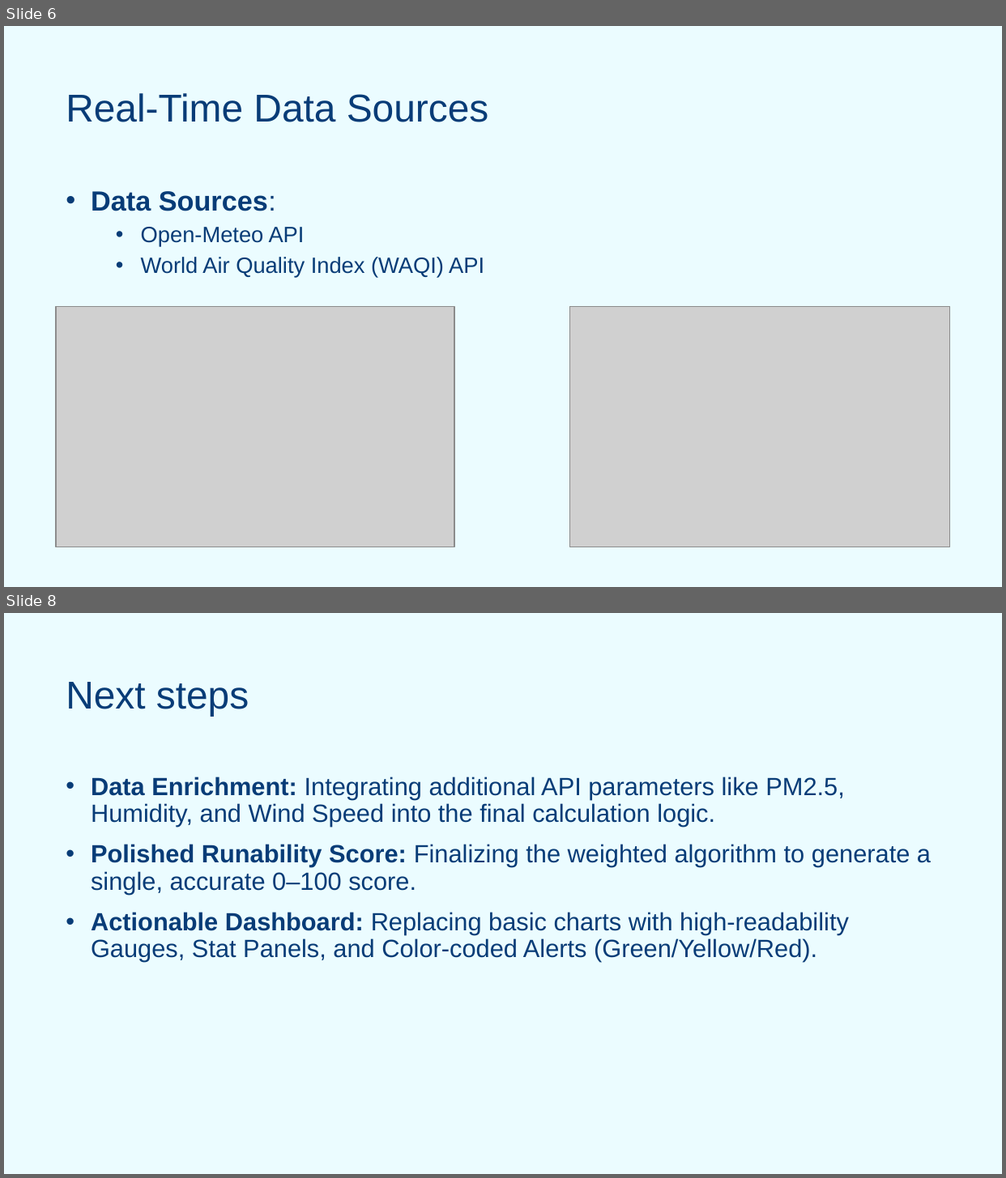
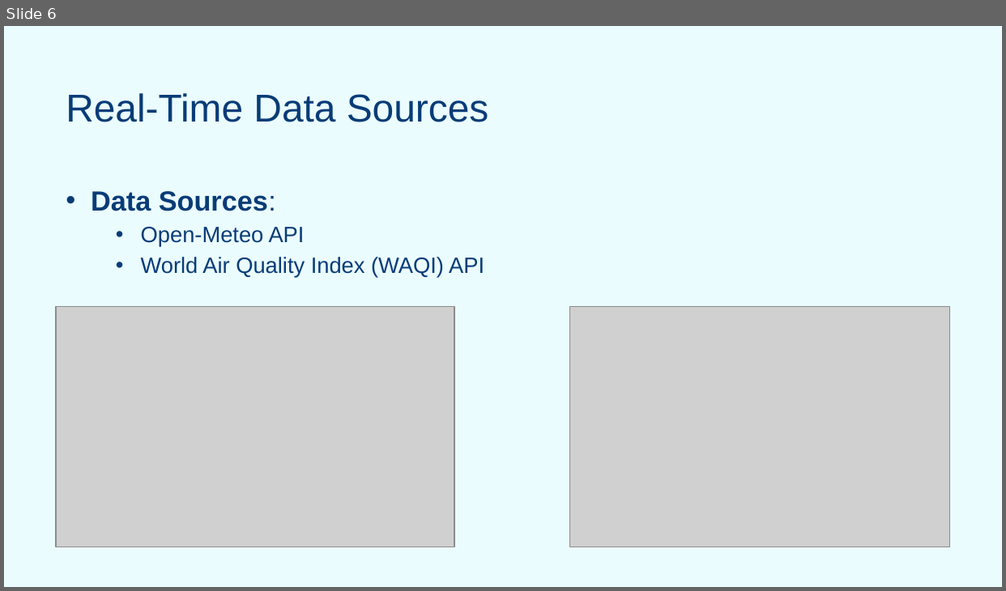
Before and after one commit to SzarkaMoric/RunReady, a slide deck: RunReady_2.pptx. Shown one above the other, each under a label of ours: slides 6 and 8 before the commit, slide 6 after it; the slides between them are not shown. The pictures are 1006x1178 and 1006x591 pixels, drawn with LibreOffice and Linux fonts; fonts in the diff are those of the drawing; grey boxes stand for pictures; background and template pictures are left out. Boxes give left, top, right and bottom in pixels: in the first picture for what was removed or moved away, otherwise in the second. Text is boxed around its words. In the diff, an @@ line names an element or a change of style, - is before the commit and + after.

```diff
--- a/RunReady_2.pptx
+++ b/RunReady_2.pptx
@@ slide 8 removed at bbox=[4, 613, 1002, 1174], background picture (left out) @@
@@ text removed at bbox=[66, 682, 249, 716] @@
-Next steps
@@ text removed at bbox=[91, 777, 931, 962] @@
-• Data Enrichment: Integrating additional API parameters like PM2.5, Humidity, and Wind Speed into the final calculation logic.
-• Polished Runability Score: Finalizing the weighted algorithm to generate a single, accurate 0–100 score.
-• Actionable Dashboard: Replacing basic charts with high-readability Gauges, Stat Panels, and Color-coded Alerts (Green/Yellow/Red).
```
Also in this commit, not shown: 1 slide changed, 2 slides added, 1 other slide removed, 1 other file.
